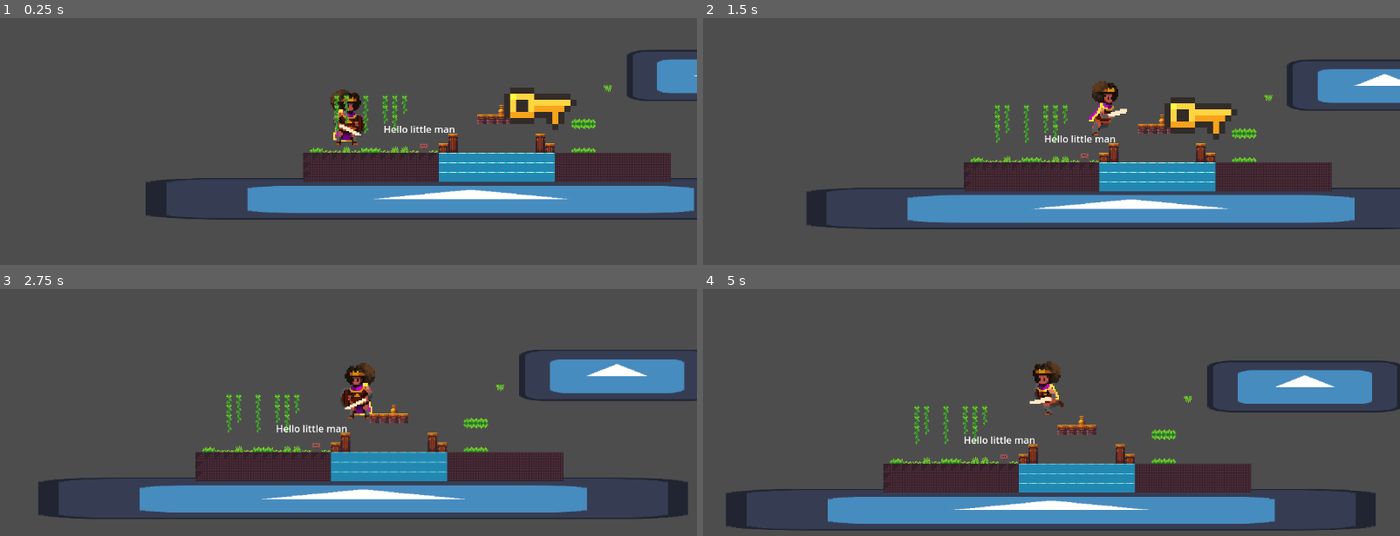
Above: before the commit, frames 1-4 (two rows, left to right).
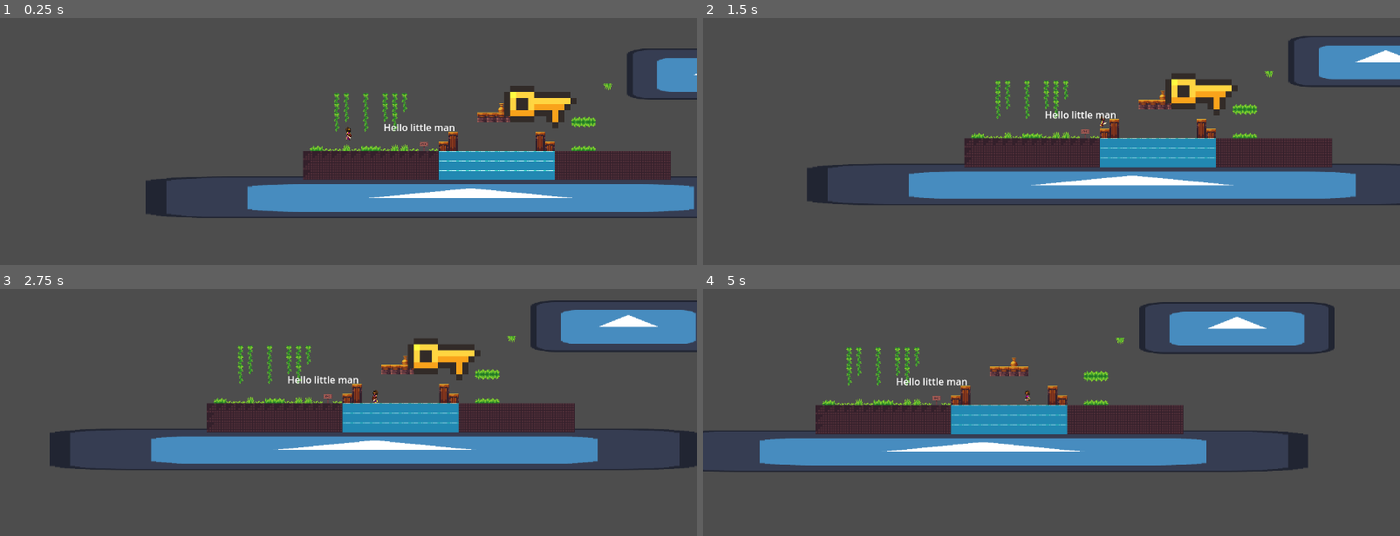
Above: after the commit, the same moments.

Repository: The-E21/TempleExploreDurhack24
Game: Godot game, scene res://Scenes/temple_scene.tscn
Same seed, same stepped clock (60 frames per second), same inputs: the game is played once before the commit and once after it. The engine's default icon, where the game draws it, is replaced by a stand-in: a white triangle on a blue panel in a dark square.
Inputs:
- Up to frame 1 (0.25 s): no input
- Up to frame 2 (1.5 s): hold E (interact) 0.53-1.28 s; hold Right (ui_right) from 0.53 s (still down); tap Space (jump) at 0.77 s; tap E (interact) at 1.35 s
- Up to frame 3 (2.75 s): tap Space (jump) at 1.52 s; release Right (ui_right) at 2.03 s; hold Left (ui_left) from 2.03 s (still down); hold E (interact) from 2.03 s (still down)
- Up to frame 4 (5 s): release Left (ui_left) at 2.78 s; release E (interact) at 2.78 s; hold Right (ui_right) 2.78-4.28 s; tap E (interact) at 2.85, 4.35 s; tap Space (jump) at 3.02, 3.77, 4.52 s; hold E (interact) 3.53-4.28 s; hold Left (ui_left) from 4.28 s (still down)

The runs differ from the first frame. In frame 1, 5.8% of the frame differs, in the area x 20-100%, y 12-82%; in frame 2, 27%; in frame 3, 36%; in frame 4, 37%, in the area x 0-100%, y 5-98%.

Commit message:
git problems

Diff:
--- a/Scenes/player.tscn
+++ b/Scenes/player.tscn
@@ -4,8 +4,8 @@
 [ext_resource type="Texture2D" uid="uid://c55m5me61g5hd" path="res://Assets/Legacy_Adventure_Pack_TEMPLE/Final/Character/Character_Sprite_Sheet.png" id="2_am2xj"]
 
 [sub_resource type="CapsuleShape2D" id="CapsuleShape2D_ix1y5"]
-radius = 60.0
-height = 120.0
+radius = 12.0
+height = 24.0
 
 [sub_resource type="AtlasTexture" id="AtlasTexture_wlirr"]
 atlas = ExtResource("2_am2xj")
@@ -151,8 +151,8 @@
 shape = SubResource("CapsuleShape2D_ix1y5")
 
 [node name="AnimatedSprite2D" type="AnimatedSprite2D" parent="."]
-position = Vector2(27, 1)
-scale = Vector2(2.51541, 2.55)
+position = Vector2(5, 1)
+scale = Vector2(0.424015, 0.610417)
 sprite_frames = SubResource("SpriteFrames_8kmgw")
 animation = &"run"
 frame = 6
